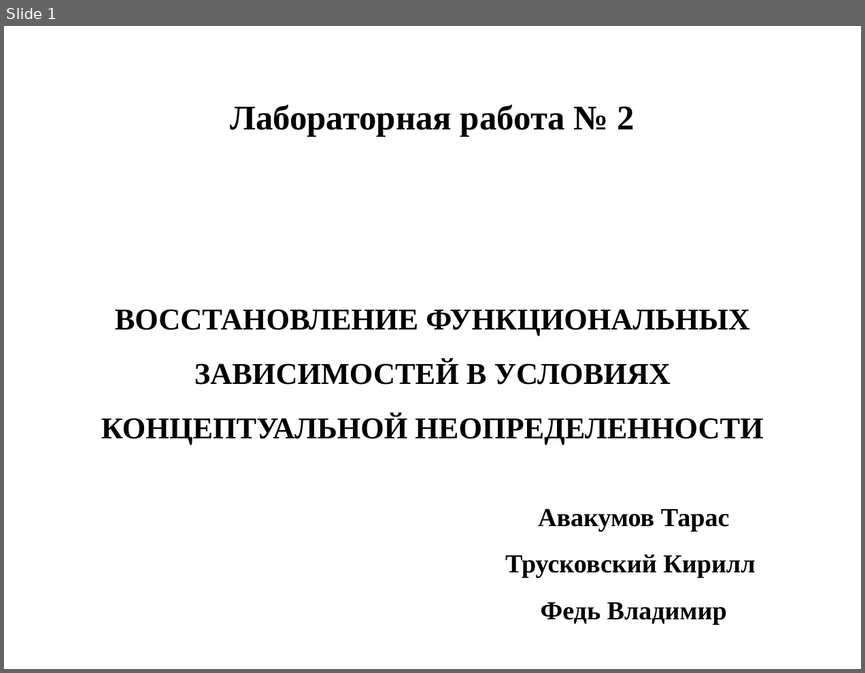
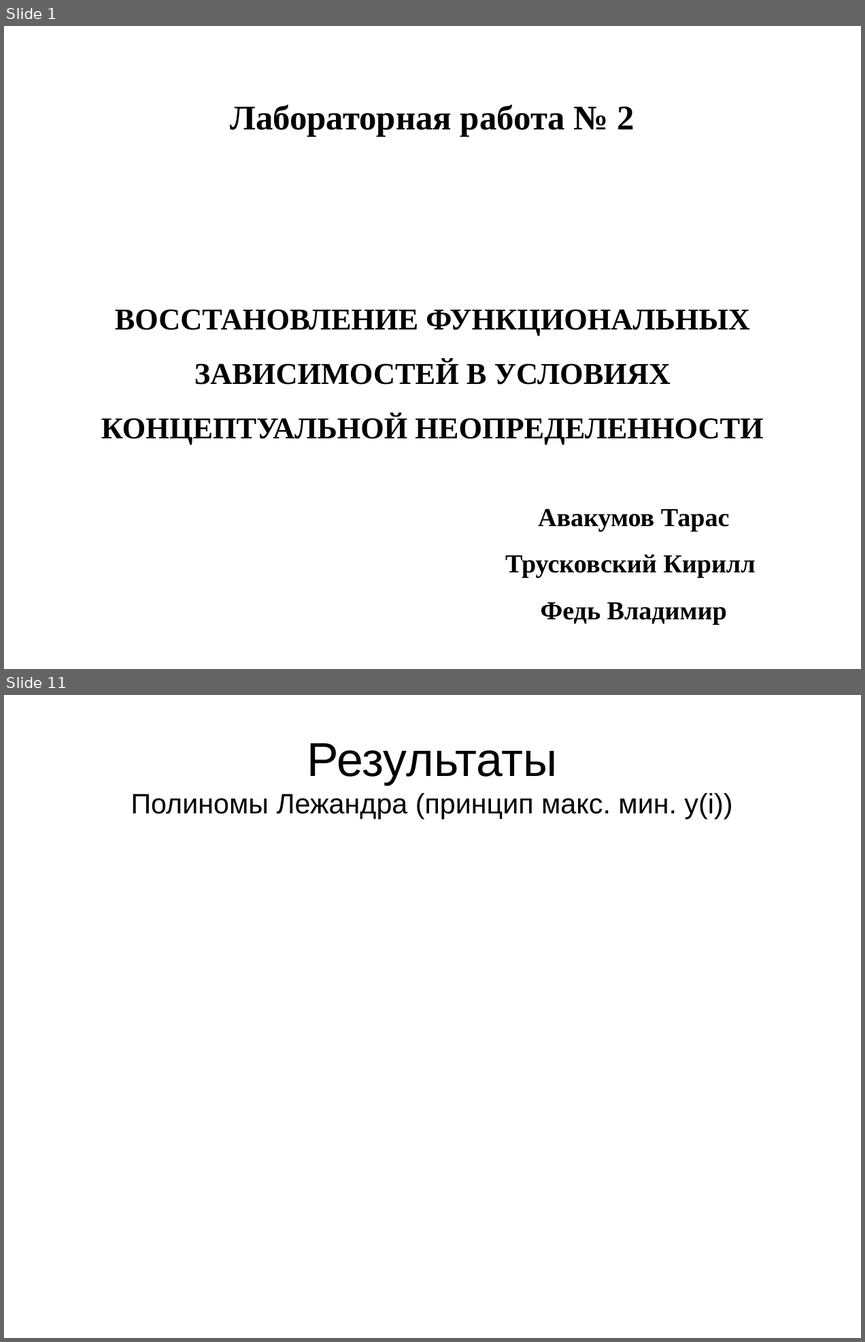
Before and after one commit to raptor3/OSA_lab_2, a slide deck: files/AvaTruFed.odp. Shown one above the other, each under a label of ours: slide 1 before the commit, slides 1 and 11 after it; the slides between them are not shown. The pictures are 865x673 and 865x1342 pixels, drawn with LibreOffice and Linux fonts; fonts in the diff are those of the drawing; background and template pictures are left out. Boxes give left, top, right and bottom in pixels: in the first picture for what was removed or moved away, otherwise in the second. Text is boxed around its words. In the diff, an @@ line names an element or a change of style, - is before the commit and + after.

```diff
--- a/files/AvaTruFed.odp
+++ b/files/AvaTruFed.odp
@@ slide 11 added at [4,695,861,1338], background picture (left out) @@
@@ title added at [131,743,732,819], 26 pt, text #000000 @@
+Результаты
+Полиномы Лежандра (принцип макс. мин. y(i))
```
Also in this commit, not shown: 27 other slides added, 1 slide removed, 36 other files.
